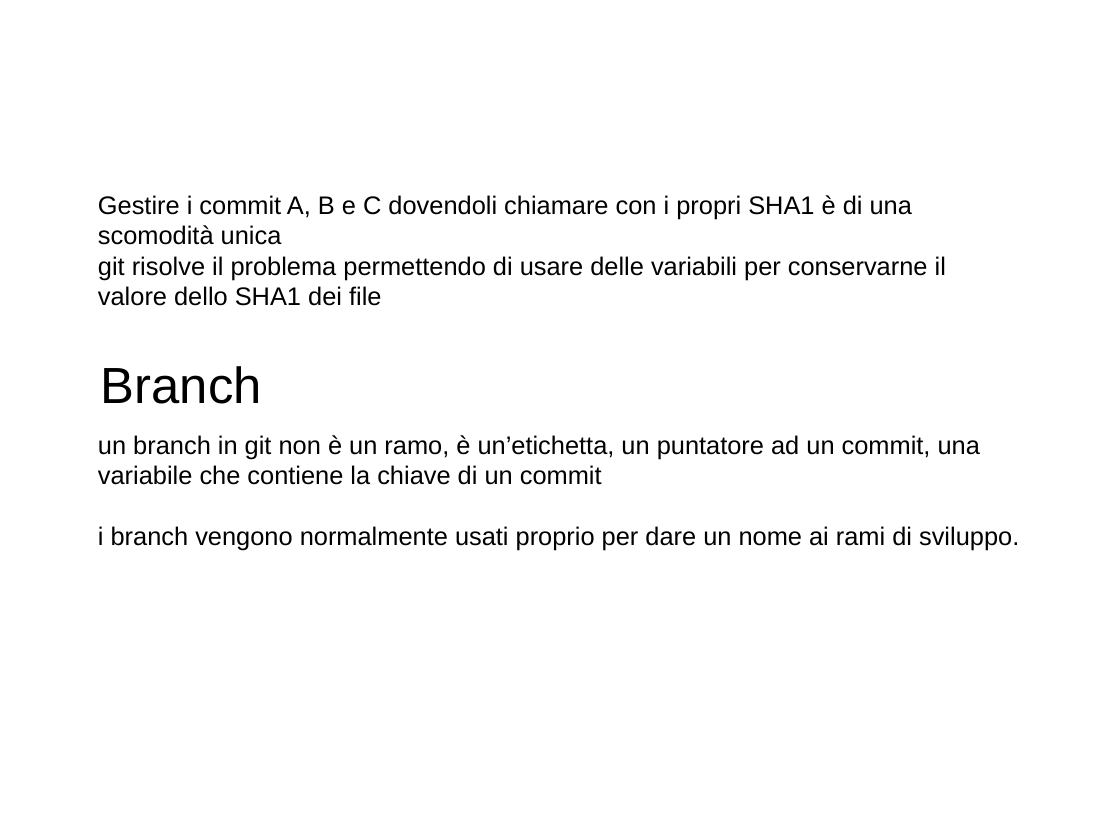
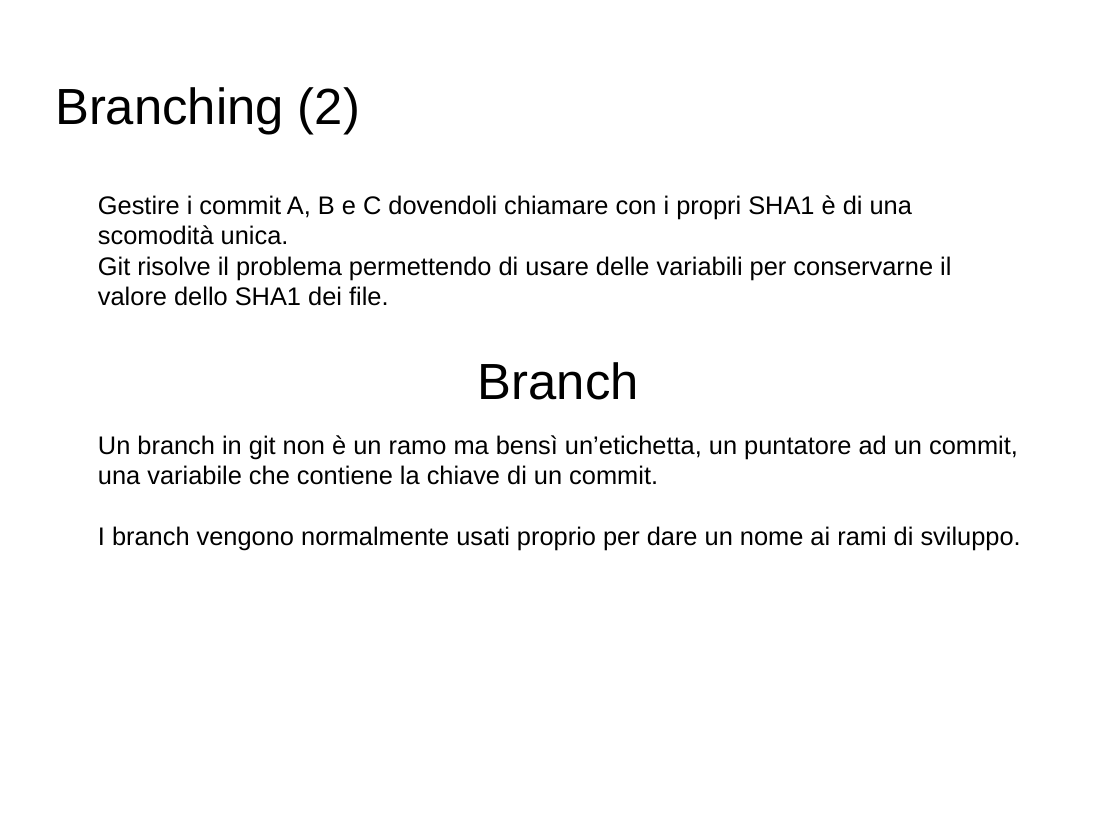
Before and after one commit to GioeleCicchini/Git-Presentation, a slide deck: slide 10 of presentazione git.odp (slide 11 before the commit). Drawn at 1120x840 pixels with LibreOffice and Linux fonts; fonts in the diff are those of the drawing; background and template pictures are left out. Boxes give left, top, right and bottom in pixels: in the first picture for what was removed or moved away, otherwise in the second. Text is boxed around its words. In the diff, an @@ line names an element or a change of style, - is before the commit and + after.

```diff
--- a/presentazione git.odp
+++ b/presentazione git.odp
@@ title added at bbox=[55, 87, 360, 134], 36 pt, text #000000 @@
+Branching (2)
@@ text at bbox=[98, 195, 951, 306]: text changed @@
-Gestire i commit A, B e C dovendoli chiamare con i propri SHA1 è di una scomodità unica
-git risolve il problema permettendo di usare delle variabili per conservarne il valore dello SHA1 dei file
+Gestire i commit A, B e C dovendoli chiamare con i propri SHA1 è di una scomodità unica.
+Git risolve il problema permettendo di usare delle variabili per conservarne il valore dello SHA1 dei file.
@@ text "Branch": place and size @@
-text "Branch" at bbox=[101, 366, 262, 404]
+text "Branch" at bbox=[478, 362, 639, 400]
@@ text at bbox=[98, 435, 1021, 551]: text changed @@
-un branch in git non è un ramo, è un’etichetta, un puntatore ad un commit, una variabile che contiene la chiave di un commit
-i branch vengono normalmente usati proprio per dare un nome ai rami di sviluppo.
+Un branch in git non è un ramo ma bensì un’etichetta, un puntatore ad un commit, una variabile che contiene la chiave di un commit.
+I branch vengono normalmente usati proprio per dare un nome ai rami di sviluppo.
```
Also in this commit, not shown: 11 other slides changed, 1 slide removed, 1 other file.
